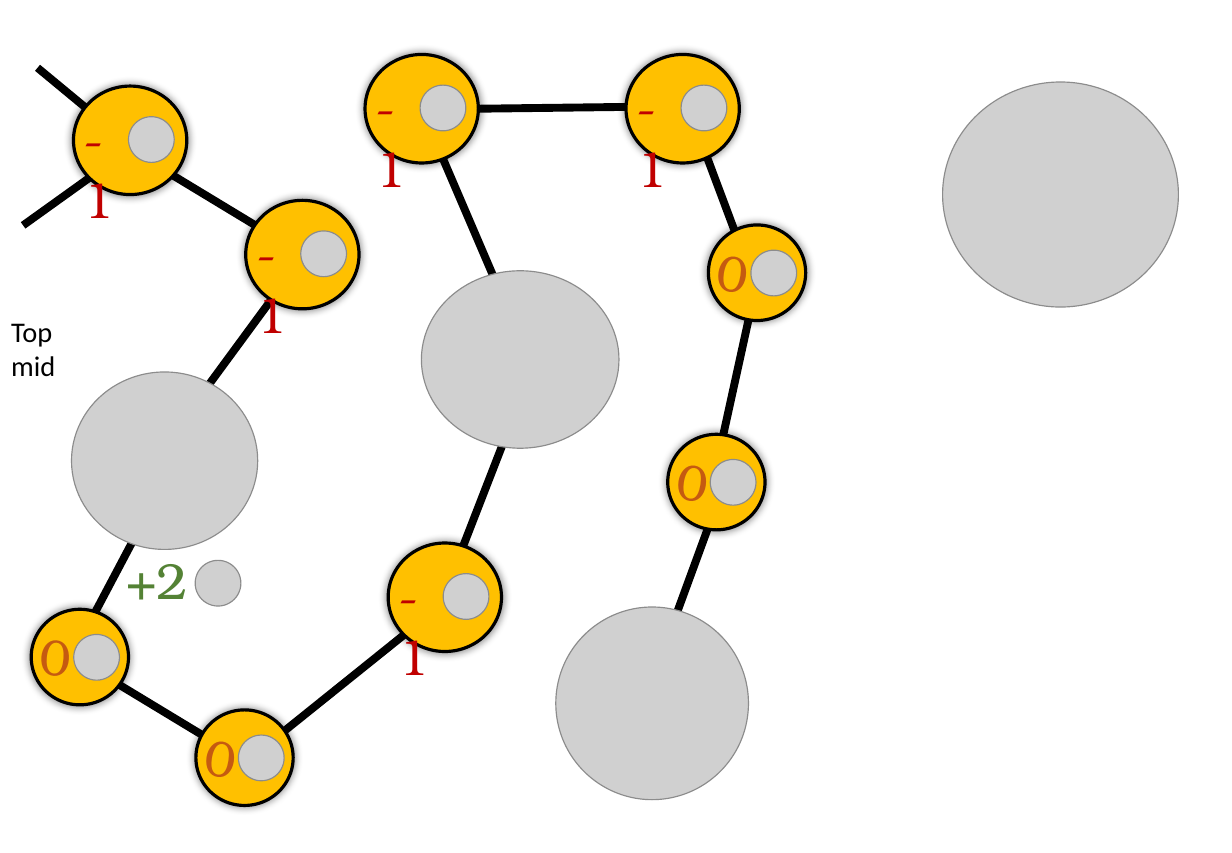
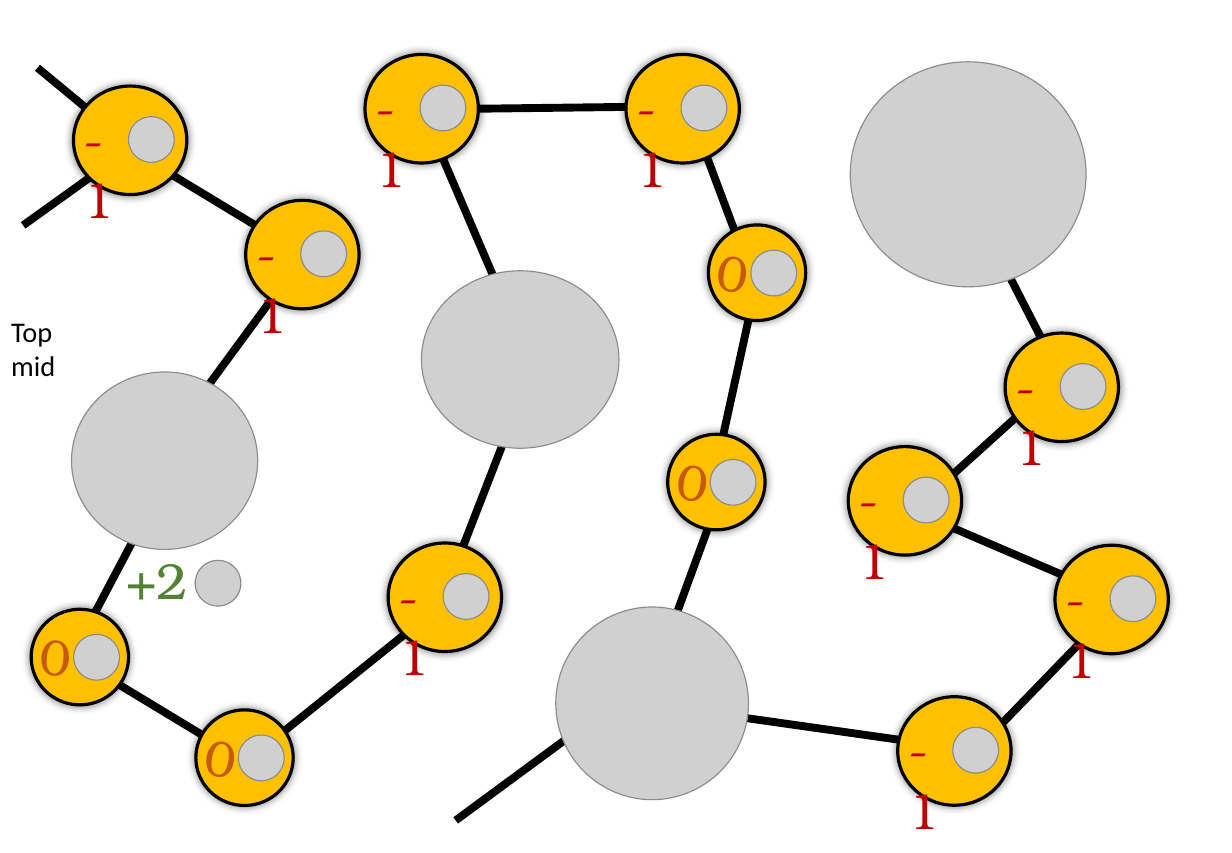
Before and after one commit to yvolokitin/food_and_money, a slide deck: slide 2 of food_and_gold.pptx. Drawn at 1232x853 pixels with LibreOffice and Linux fonts; fonts in the diff are those of the drawing; grey boxes stand for pictures. Boxes give left, top, right and bottom in pixels: in the first picture for what was removed or moved away, otherwise in the second. Text is boxed around its words. In the diff, an @@ line names an element or a change of style, - is before the commit and + after.

Commit message:
third

```diff
--- a/food_and_gold.pptx
+++ b/food_and_gold.pptx
@@ picture moved from (x1=943, y1=82, x2=1179, y2=307) to (x1=851, y1=61, x2=1086, y2=287) @@
@@ line added from (1052, 359) to (999, 255), #000000 5 pt @@
@@ ellipse added at (x1=1006, y1=333, x2=1119, y2=441), fill #FFC000, outline #000000 2 pt @@
@@ picture added at (x1=1060, y1=364, x2=1106, y2=410) @@
@@ line added from (943, 483) to (1039, 397), #000000 5 pt @@
@@ text added at (x1=1016, y1=418, x2=1047, y2=465), 32 pt, text #C00000 @@
+-1
@@ ellipse added at (x1=849, y1=447, x2=962, y2=555), fill #FFC000, outline #000000 2 pt @@
@@ picture added at (x1=903, y1=478, x2=949, y2=523) @@
@@ text added at (x1=859, y1=531, x2=890, y2=579), 32 pt, text #C00000 @@
+-1
@@ line added from (945, 524) to (1077, 581), #000000 5 pt @@
@@ ellipse added at (x1=1056, y1=545, x2=1169, y2=653), fill #FFC000, outline #000000 2 pt @@
@@ picture added at (x1=1110, y1=576, x2=1156, y2=621) @@
@@ line added from (1089, 635) to (992, 734), #000000 5 pt @@
@@ text added at (x1=1066, y1=630, x2=1097, y2=678), 32 pt, text #C00000 @@
+-1
@@ line added from (923, 743) to (688, 710), #000000 5 pt @@
@@ ellipse added at (x1=898, y1=697, x2=1011, y2=805), fill #FFC000, outline #000000 2 pt @@
@@ line added from (580, 729) to (456, 820), #000000 5 pt @@
@@ picture added at (x1=953, y1=728, x2=999, y2=774) @@
@@ text added at (x1=908, y1=782, x2=939, y2=829), 32 pt, text #C00000 @@
+-1
```
